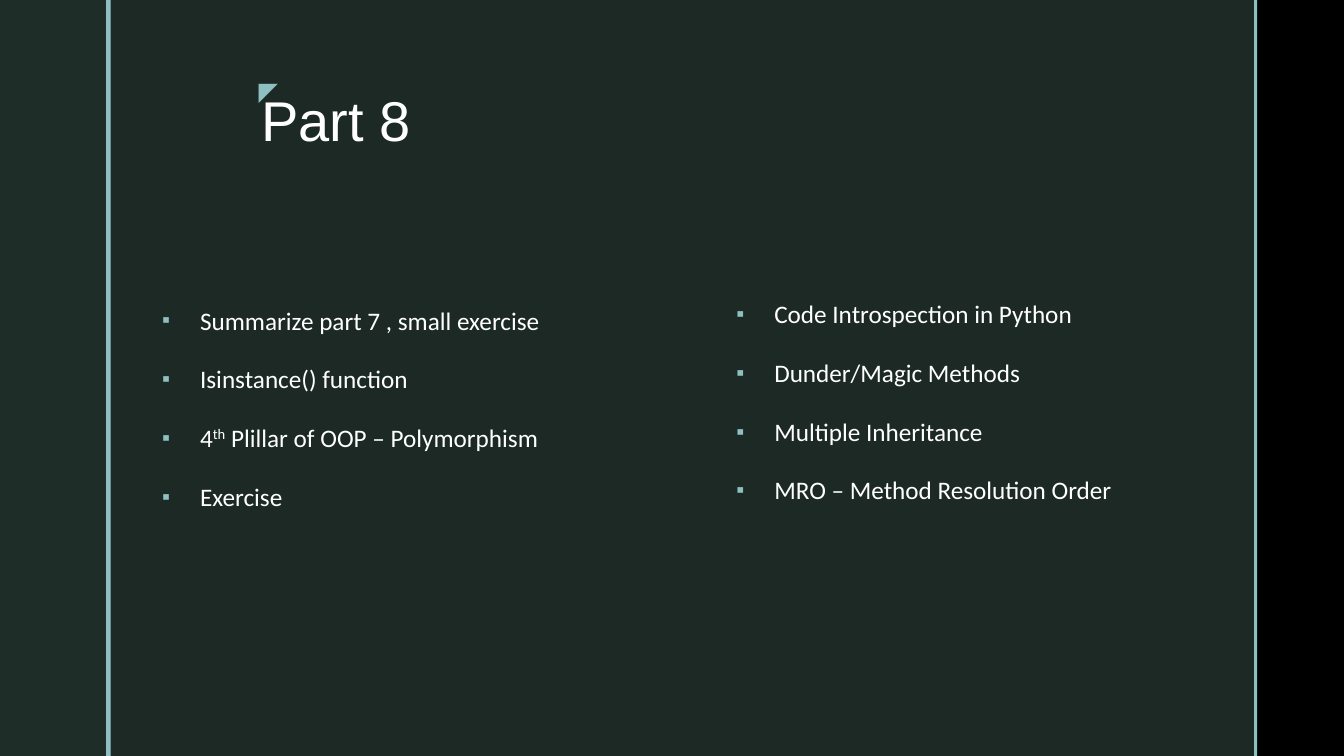
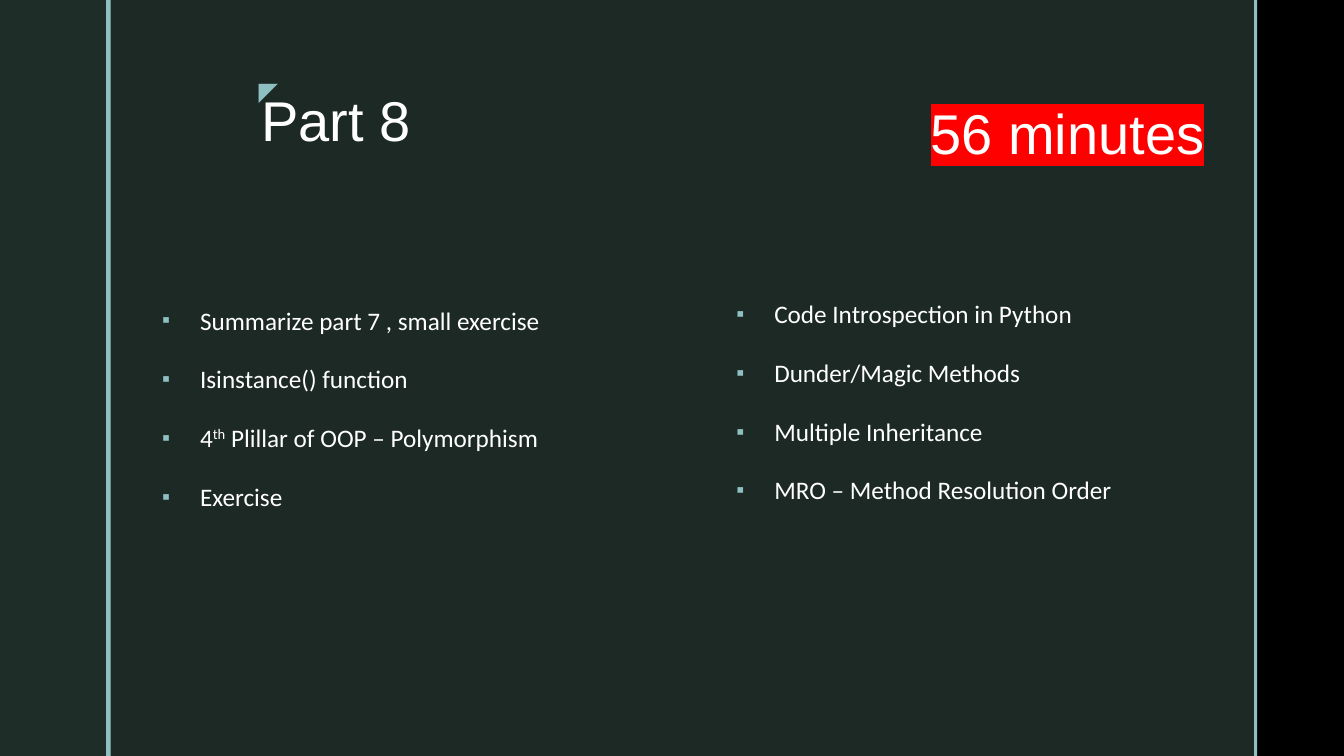
Before and after one commit to RickSekuloski/python_course_yt1, a slide deck: slide 10 of documents/lecture0.pptx. Drawn at 1344x756 pixels with LibreOffice and Linux fonts; fonts in the diff are those of the drawing; background and template pictures are left out. Boxes give left, top, right and bottom in pixels: in the first picture for what was removed or moved away, otherwise in the second. Text is boxed around its words. In the diff, an @@ line names an element or a change of style, - is before the commit and + after.

```diff
--- a/documents/lecture0.pptx
+++ b/documents/lecture0.pptx
@@ text added at <box>931,113,1204,155</box>, 40 pt, text #FFFFFF @@
+56 minutes
```
Also in this commit, not shown: 3 other slides changed, 1 slide added.
